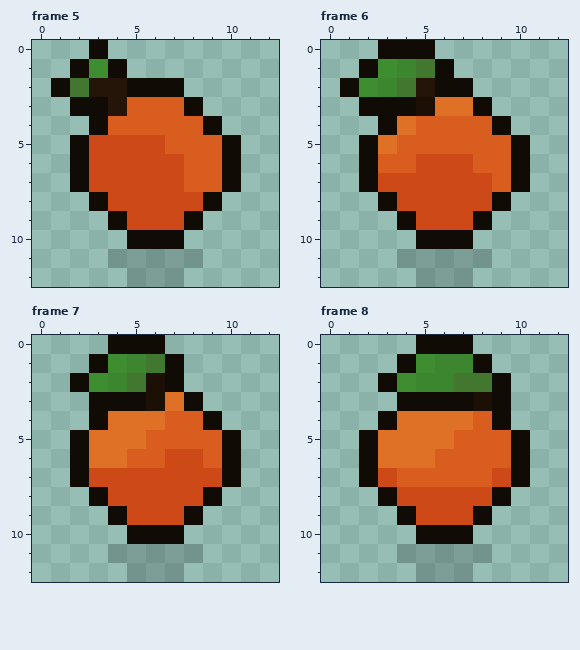
Pixel-art file, stored at ressources/candy/idle/mandarin-big.aseprite. This is how it looked before the edit.
13x13 pixels, 10 frames. Shown: frame 5, frame 6, frame 7, frame 8. The commit also changed other frames, which this record leaves out.
Now the later version:
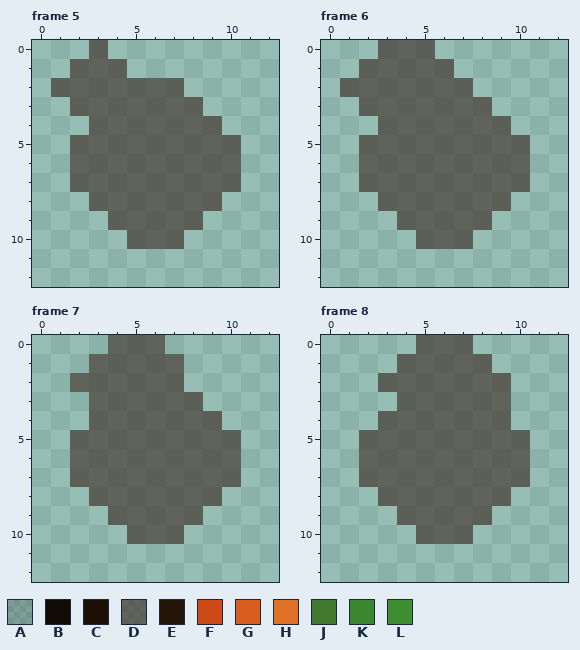
Palette (. is transparent): A #0000002b  B #110b06  C #1c0f06  D #473933af  E #251408  F #cd4a18  G #da5d20  H #df7126  J #41772f  K #3b862e  L #3e8d31
Change:
layer "Layer 1" now hidden
layer "black" opacity 69% added
--- frame 5
@@ x 0..12 @@
- 0 ...B.........
- 1 ..BLB........
- 2 .BJEEBBB.....
- 3 ..BBEGGGB....
- 4 ...BGGGGGB...
- 5 ..BFFFFGGGB..
- 6 ..BFFFFFGGB..
- 7 ..BFFFFFGGB..
- 8 ...BFFFFFB...
- 9 ....BFFFB....
-10 .....BBB.....
-11 ....AAAAA....
-12 .....AAA.....
+ 0 ...D.........
+ 1 ..DDD........
+ 2 .DDDDDDD.....
+ 3 ..DDDDDDD....
+ 4 ...DDDDDDD...
+ 5 ..DDDDDDDDD..
+ 6 ..DDDDDDDDD..
+ 7 ..DDDDDDDDD..
+ 8 ...DDDDDDD...
+ 9 ....DDDDD....
+10 .....DDD.....
+11 .............
+12 .............
--- frame 6
@@ x 0..12 @@
- 0 ...BBB.......
- 1 ..BLKJB......
- 2 .BLKJEBB.....
- 3 ..BBBCHHB....
- 4 ...BHGGGGB...
- 5 ..BHGGGGGGB..
- 6 ..BGGFFFGGB..
- 7 ..BFFFFFFGB..
- 8 ...BFFFFFB...
- 9 ....BFFFB....
-10 .....BBB.....
-11 ....AAAAA....
-12 .....AAA.....
+ 0 ...DDD.......
+ 1 ..DDDDD......
+ 2 .DDDDDDD.....
+ 3 ..DDDDDDD....
+ 4 ...DDDDDDD...
+ 5 ..DDDDDDDDD..
+ 6 ..DDDDDDDDD..
+ 7 ..DDDDDDDDD..
+ 8 ...DDDDDDD...
+ 9 ....DDDDD....
+10 .....DDD.....
+11 .............
+12 .............
--- frame 7
@@ x 0..12 @@
- 0 ....BBB......
- 1 ...BLKJB.....
- 2 ..BLKJCB.....
- 3 ...BBBCHB....
- 4 ...BHHHGGB...
- 5 ..BHHHGGGGB..
- 6 ..BHHGGFFGB..
- 7 ..BFFFFFFFB..
- 8 ...BFFFFFB...
- 9 ....BFFFB....
-10 .....BBB.....
-11 ....AAAAA....
-12 .....AAA.....
+ 0 ....DDD......
+ 1 ...DDDDD.....
+ 2 ..DDDDDD.....
+ 3 ...DDDDDD....
+ 4 ...DDDDDDD...
+ 5 ..DDDDDDDDD..
+ 6 ..DDDDDDDDD..
+ 7 ..DDDDDDDDD..
+ 8 ...DDDDDDD...
+ 9 ....DDDDD....
+10 .....DDD.....
+11 .............
+12 .............
--- frame 8
@@ x 0..12 @@
- 0 .....BBB.....
- 1 ....BLKKB....
- 2 ...BLKKJJB...
- 3 ....BBBBCB...
- 4 ...BHHHHGB...
- 5 ..BHHHHGGGB..
- 6 ..BHHHGGGGB..
- 7 ..BFGGGGGFB..
- 8 ...BFFFFFB...
- 9 ....BFFFB....
-10 .....BBB.....
-11 ....AAAAA....
-12 .....AAA.....
+ 0 .....DDD.....
+ 1 ....DDDDD....
+ 2 ...DDDDDDD...
+ 3 ....DDDDDD...
+ 4 ...DDDDDDD...
+ 5 ..DDDDDDDDD..
+ 6 ..DDDDDDDDD..
+ 7 ..DDDDDDDDD..
+ 8 ...DDDDDDD...
+ 9 ....DDDDD....
+10 .....DDD.....
+11 .............
+12 .............
Boxes around the changes in both pictures, in picture pixels (x1, y1, x2, y2):
changed: (51, 40, 241, 287)
changed: (340, 40, 530, 287)
changed: (70, 335, 241, 582)
changed: (359, 335, 530, 582)
